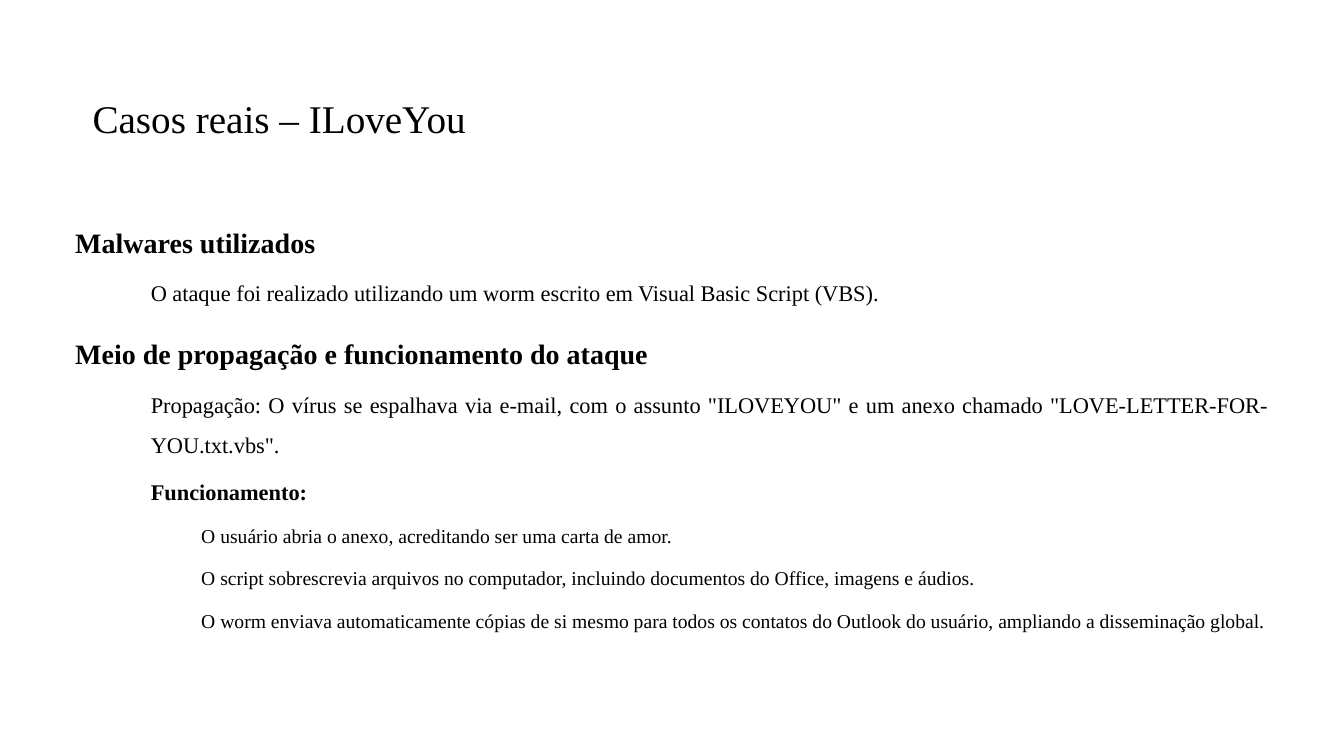
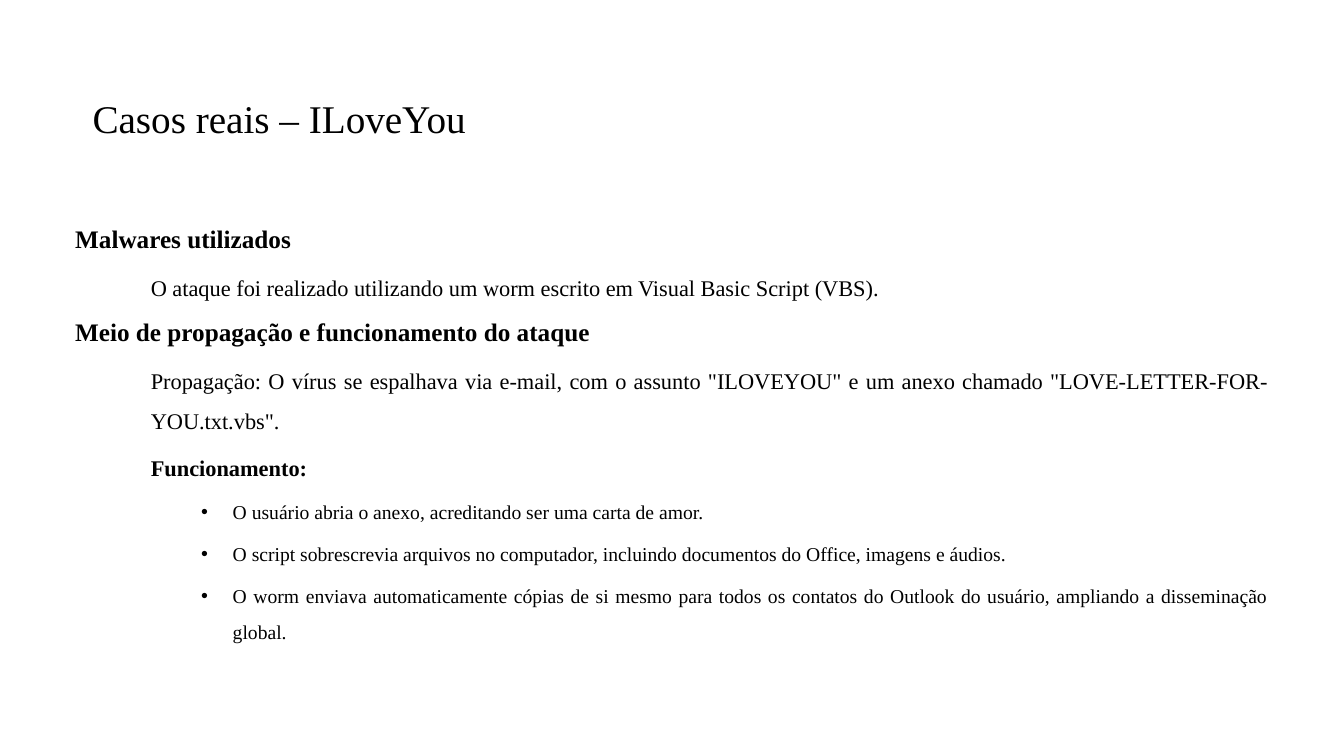
Before and after one commit to PedroMiho/UMC, a slide deck: slide 13 of Segurança da Informação/Aula 02 - Ameaças Ciberneticas/Ameaças Ciberneticas.pptx (slide 12 before the commit). Drawn at 1344x756 pixels with LibreOffice and Linux fonts; fonts in the diff are those of the drawing; background and template pictures are left out. Boxes give left, top, right and bottom in pixels: in the first picture for what was removed or moved away, otherwise in the second. Text is boxed around its words. In the diff, an @@ line names an element or a change of style, - is before the commit and + after.

```diff
--- a/Segurança da Informação/Aula 02 - Ameaças Ciberneticas/Ameaças Ciberneticas.pptx
+++ b/Segurança da Informação/Aula 02 - Ameaças Ciberneticas/Ameaças Ciberneticas.pptx
@@ text at box(75, 230, 1267, 644): size 20 to 18 pt in "Malwares utilizados", "Meio de propagação e funcionamento do ataque"; less space between paragraphs; bullet none to • @@
```
Also in this commit, not shown: 5 other slides changed, 11 slides added, 15 other files.
